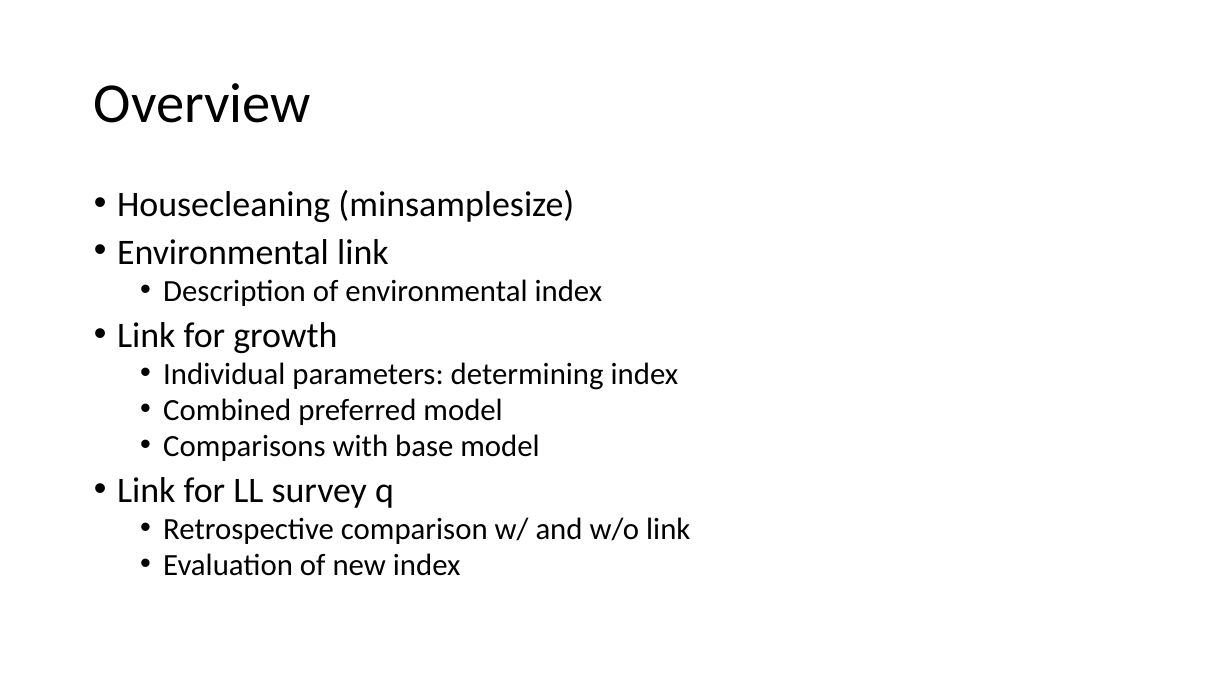
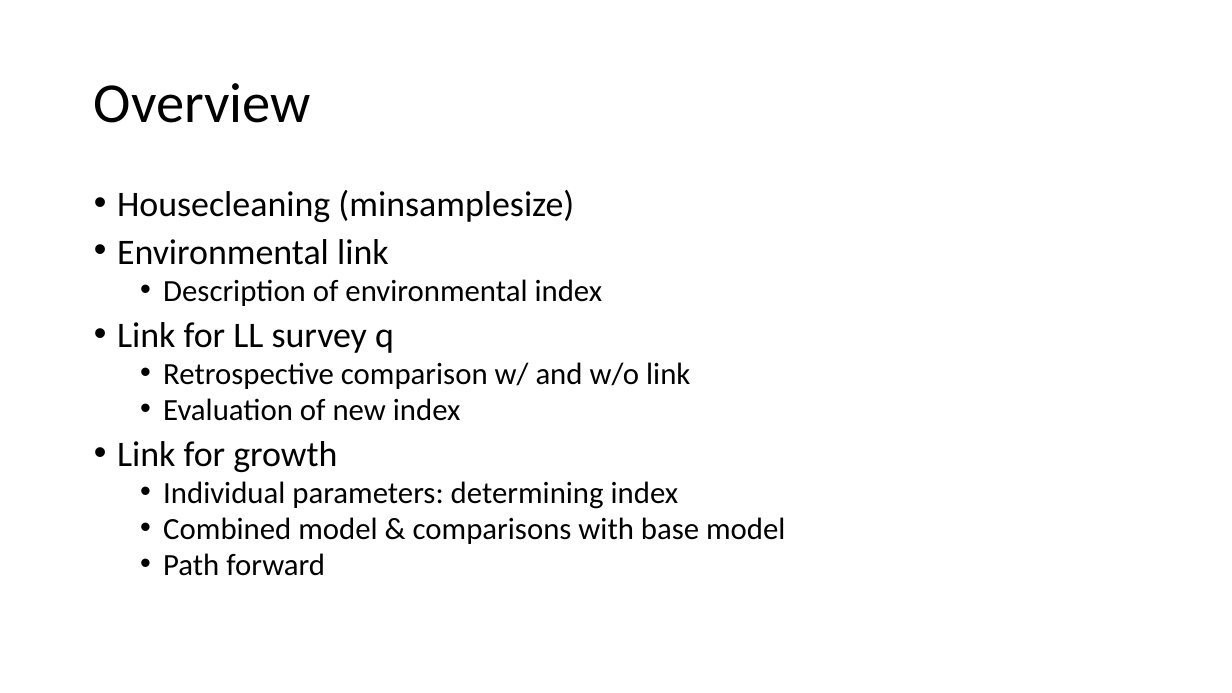
Before and after one commit to pete-hulson/goa_pcod, a slide deck: slide 2 of 2023/presentation/goa_pcod_sept23.pptx. Drawn at 1232x693 pixels with LibreOffice and Linux fonts; fonts in the diff are those of the drawing. Boxes give left, top, right and bottom in pixels: in the first picture for what was removed or moved away, otherwise in the second. Text is boxed around its words. In the diff, an @@ line names an element or a change of style, - is before the commit and + after.

Commit message:
work on presentation, add new base model with only llq env link

```diff
--- a/2023/presentation/goa_pcod_sept23.pptx
+++ b/2023/presentation/goa_pcod_sept23.pptx
@@ text at [117, 322, 679, 461]: paragraphs removed @@
-• Link for growth
-  • Individual parameters: determining index
-  • Combined preferred model
-  • Comparisons with base model
@@ text at [117, 441, 785, 576]: paragraphs added @@
+• Link for growth
+  • Individual parameters: determining index
+  • Combined model & comparisons with base model
+  • Path forward
```
Also in this commit, not shown: 3 other slides changed, 2 slides added, 10 other files.
